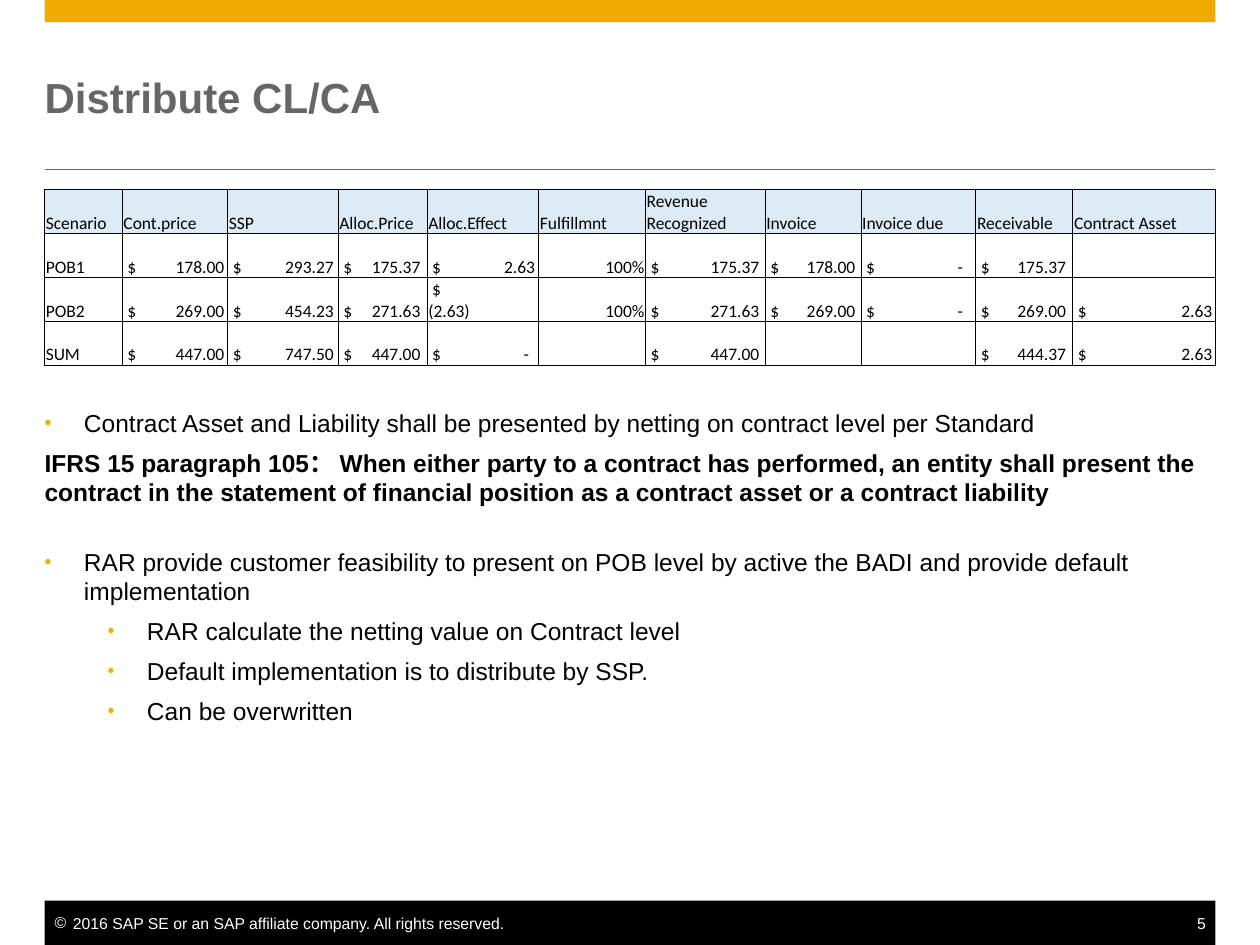
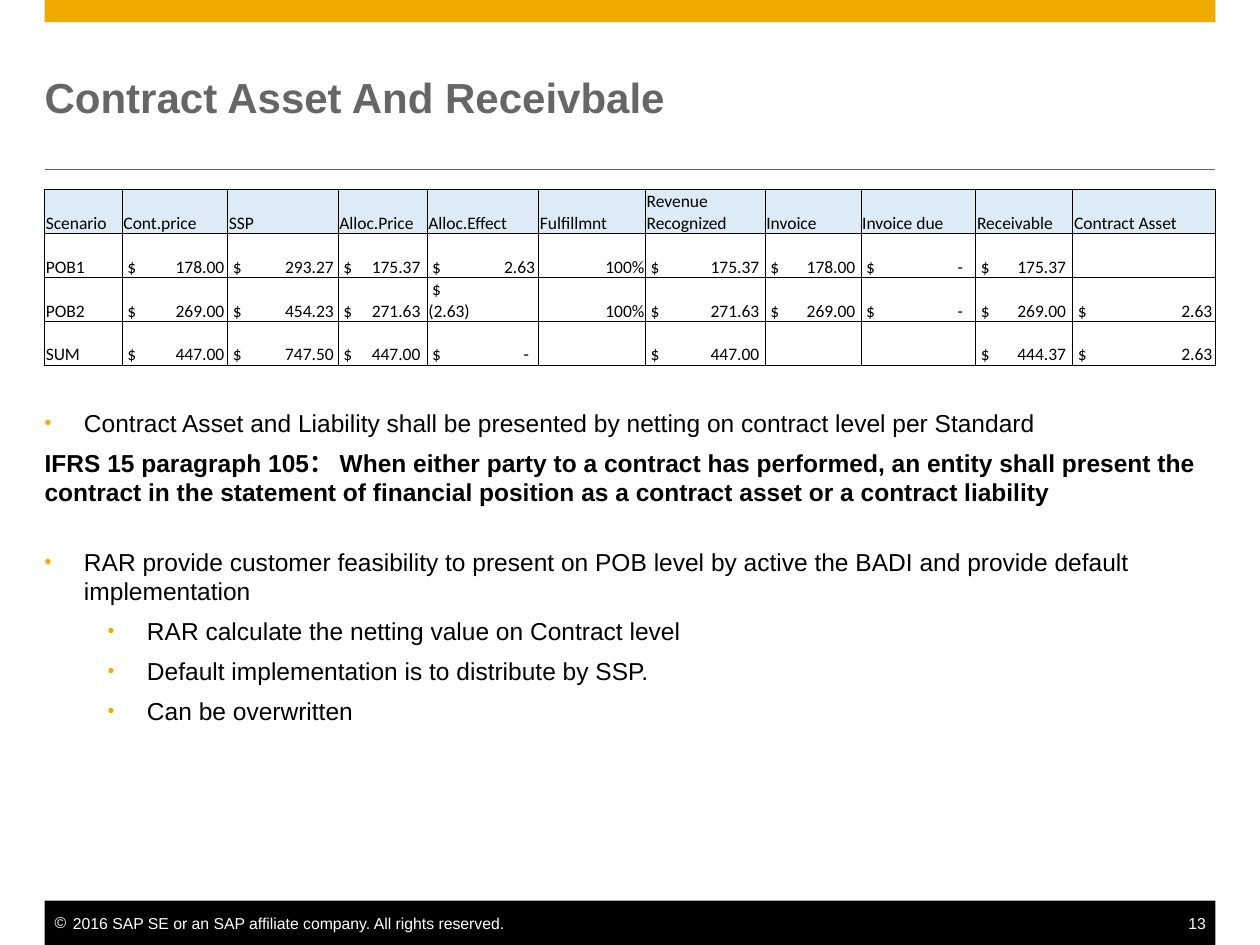
Before and after one commit to farseen1982/SAPWork, a slide deck: slide 13 of Slides/CL_CA_RA_KT.PPTX (slide 5 before the commit). Drawn at 1260x945 pixels with LibreOffice and Linux fonts; fonts in the diff are those of the drawing. Boxes give left, top, right and bottom in pixels: in the first picture for what was removed or moved away, otherwise in the second. Text is boxed around its words. In the diff, an @@ line names an element or a change of style, - is before the commit and + after.

```diff
--- a/Slides/CL_CA_RA_KT.PPTX
+++ b/Slides/CL_CA_RA_KT.PPTX
@@ title at [45,82,664,114]: text changed @@
-Distribute CL/CA
+Contract Asset And Receivbale
@@ page number at [1188,918,1206,929]: text changed @@
-5
+13
```
Also in this commit, not shown: 4 other slides changed, 7 slides added, 1 other file.
